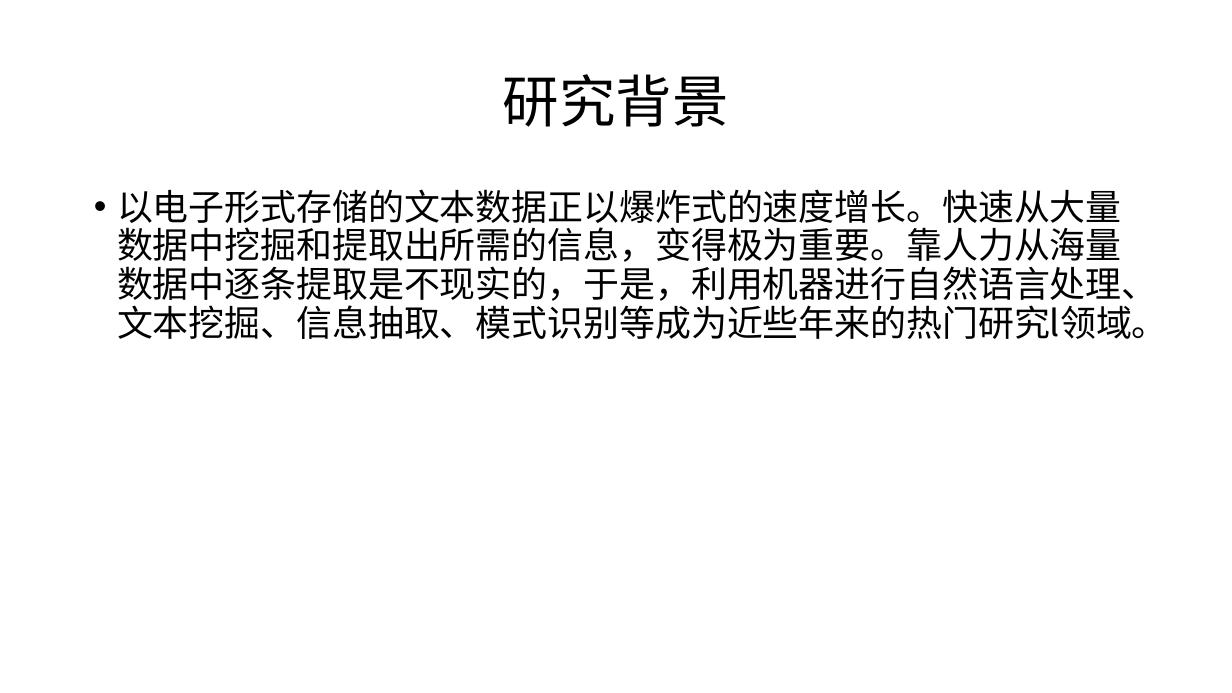
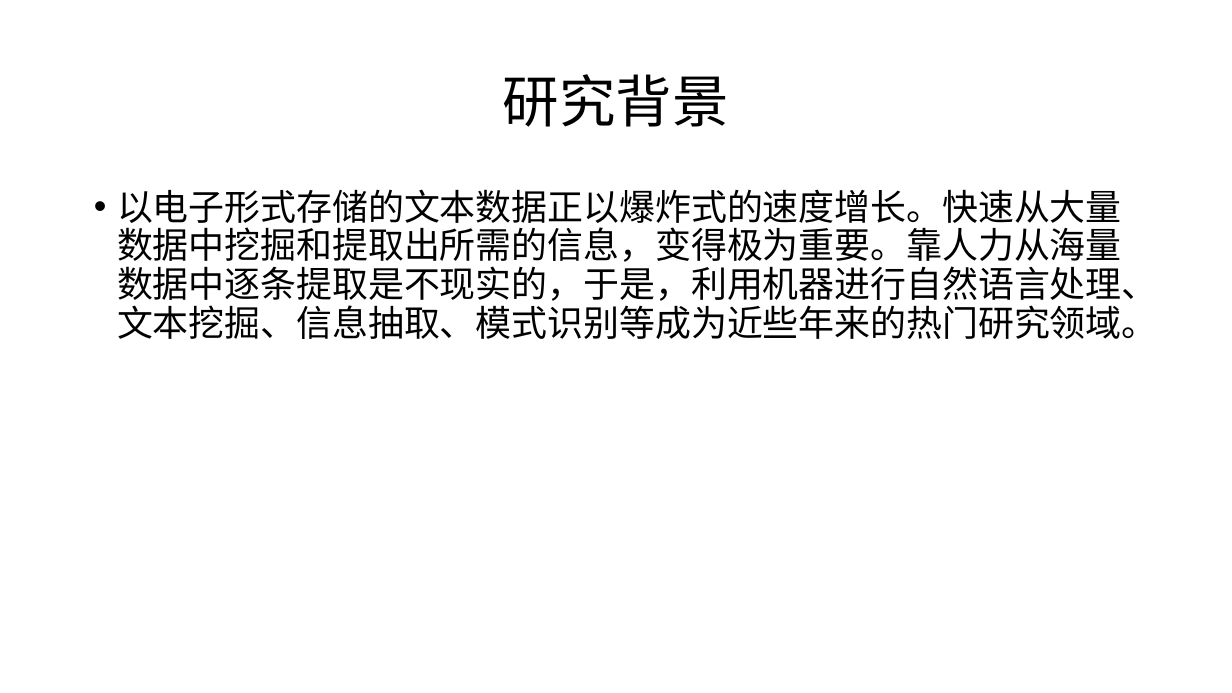
Before and after one commit to SupNewBeen/untitled, a slide deck: slide 2 of 基于语义的模糊同名判定方法.pptx. Drawn at 1232x693 pixels with LibreOffice and Linux fonts; fonts in the diff are those of the drawing. Boxes give left, top, right and bottom in pixels: in the first picture for what was removed or moved away, otherwise in the second. Text is boxed around its words. In the diff, an @@ line names an element or a change of style, - is before the commit and + after.

```diff
--- a/基于语义的模糊同名判定方法.pptx
+++ b/基于语义的模糊同名判定方法.pptx
@@ text at (117,189,1158,339): text changed @@
-• 以电子形式存储的文本数据正以爆炸式的速度增长。快速从大量数据中挖掘和提取出所需的信息，变得极为重要。靠人力从海量数据中逐条提取是不现实的，于是，利用机器进行自然语言处理、文本挖掘、信息抽取、模式识别等成为近些年来的热门研究l领域。
+• 以电子形式存储的文本数据正以爆炸式的速度增长。快速从大量数据中挖掘和提取出所需的信息，变得极为重要。靠人力从海量数据中逐条提取是不现实的，于是，利用机器进行自然语言处理、文本挖掘、信息抽取、模式识别等成为近些年来的热门研究领域。
```
Also in this commit, not shown: 2 other slides changed, 4 slides added, 2 slides removed.
